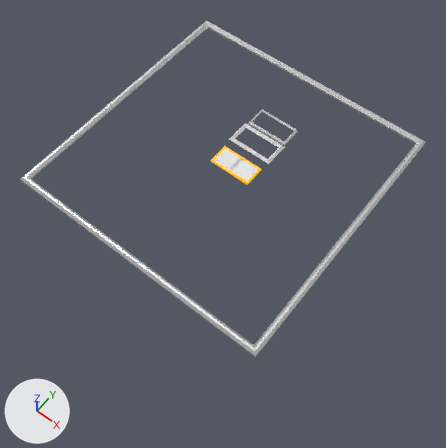
An edit to the Blender file blender/swap.blend, drawn before and after from the same camera.
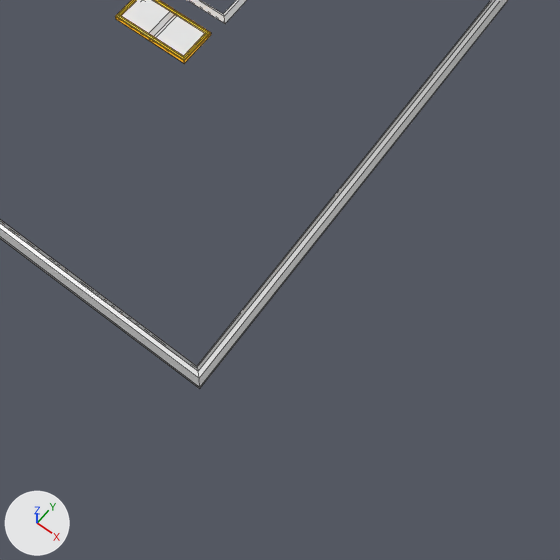
Old and new are each drawn whole from a camera (50 mm lens) standing at (1.002, -1.287, 2.173) and looking at (0.157, -0.225, -0.085) and again close up on the part from 34% to 100% of the width and 34% to 100% of the height. Lighting does not change. The marker at lower left points along +X, +Y and +Z. The last two pictures show the newer version. The close-ups show mesh edges as thin lines.

Objects in the first close-up: 'HighlightSquare', 'PlaygroundSquare', 'TileSquareBig', 'TileSquareBig.001' and 1 more.
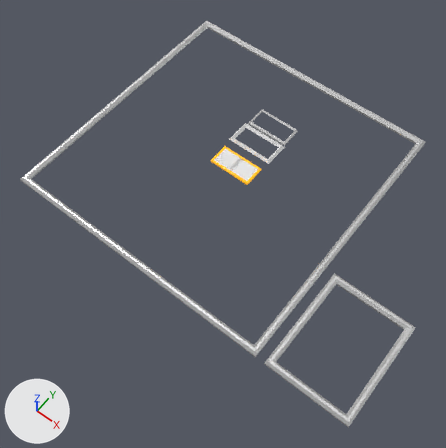
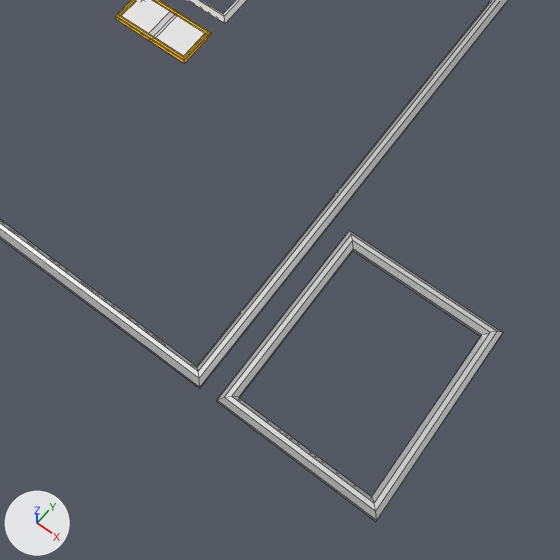
Boxes (x1, y1, x2, y2) around the edits, measured in the close-ups (560 x 560 px):
```json
{"object": "TileReserve", "change": "added", "after": [216, 230, 503, 521]}
```

Scene script edits in JSON lines:
```json
{"op": "add", "block": "me_plane_001", "code": ["me_plane_001 = bpy.data.meshes.new('Plane.001')", "me_plane_001.from_pydata(...)  # 24 vertices, 20 faces; spans x -0.18..0.18, y -0.23..0.23, z -0.01..0.01", "me_plane_001.materials.append(mat_highlight_001)  # white #e7e7e7"]}
{"op": "add", "block": "ob_tilereserve", "code": ["ob_tilereserve = bpy.data.objects.new('TileReserve', me_plane_001)", "ob_tilereserve.location = (0.85, -0.4, 0.0)"]}
```
